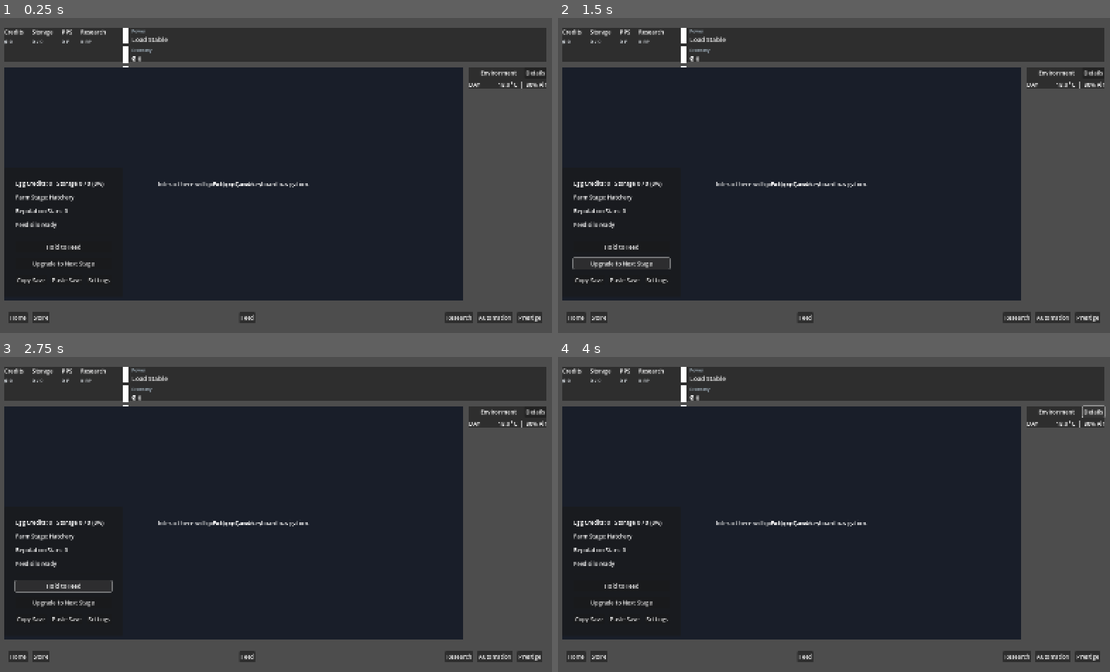
Above: before the commit, frames 1-4 (two rows, left to right).
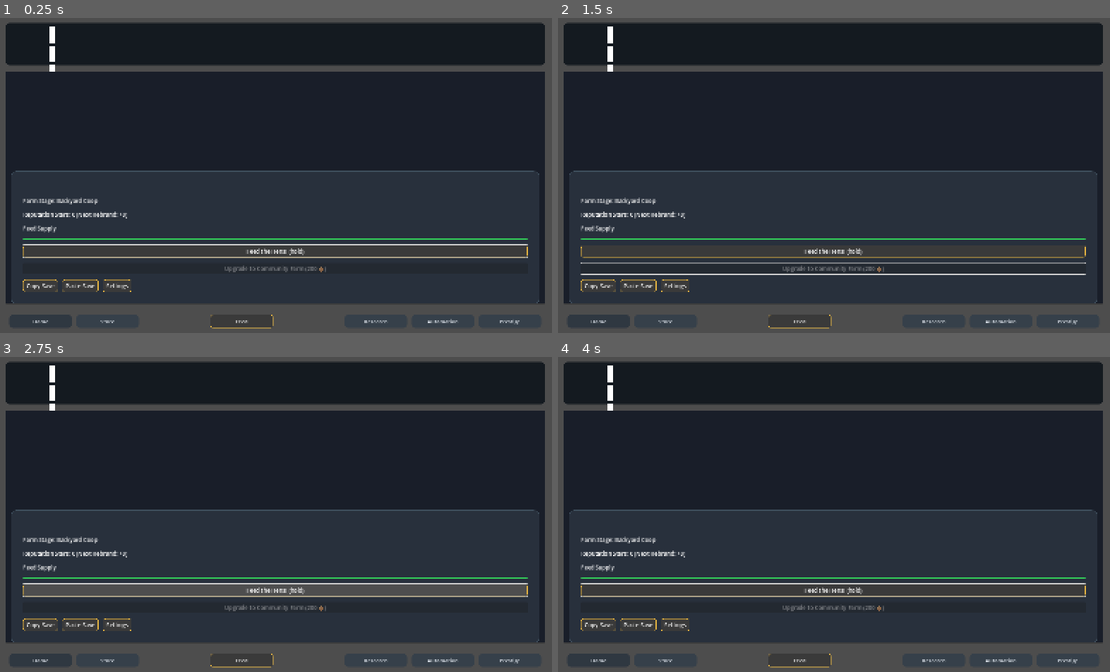
Above: after the commit, the same moments.

Repository: Balooog/Project_Yolkless
Game: Godot game, scene res://game/scenes/Main.tscn
Two runs of this game, one before a commit and one after it. Both use one fixed random seed, a clock stepped at 60 frames per second and the inputs below.
Inputs (mouse positions are in pixels of both pictures, inside the frame that each line leads up to):
- Up to frame 1 (0.25 s): no input
- Up to frame 2 (1.5 s): click (624, 263) at 0.5 s, where only the run before the commit has a clickable "Upgrade to Next Stage"; click (624, 263) at 1.25 s, where only the run before the commit has a clickable "Upgrade to Next Stage"
- Up to frame 3 (2.75 s): click "Hold to Feed" (after the commit: "Feed the Hens! (hold)") at 2 s
- Up to frame 4 (4 s): click "Home" at 2.75 s; click (1093, 410) at 3.5 s, where only the run before the commit has a clickable "Details"

The runs differ from the first frame. In frame 1, 38% of the frame differs, in the area x 0-99%, y 1-99%; in frame 2, 38%; in frame 3, 38%; in frame 4, 38%.
Error before the commit: Parse Error: Too many arguments for "set_status()" call. Expected at most 1 but received 3. (res://game/scripts/Main.gd:1163)

Commit message:
fix: clean micro-event HUD wiring
PX: PX-016.2

Diff:
--- a/game/scripts/Main.gd
+++ b/game/scripts/Main.gd
@@ -1159,8 +1159,6 @@
 	if lbl_pps:
 		lbl_pps.text = slot_label
 		lbl_pps.tooltip_text = tooltip
-	if ui_prototype:
-		ui_prototype.set_status(StringName("economy_rate"), slot_label, tooltip)
 	if automation_panel_ui:
 		automation_panel_ui.update_economy_rate(slot_label)
 	if _tier_rate_samples == 0:
@@ -1954,7 +1952,7 @@
 func _show_micro_event_card(event_data: Dictionary) -> void:
 	if micro_event_card == null:
 		return
-	var tint_variant := event_data.get("ui_tint", event_data.get("tint", Color(1, 1, 1, 1)))
+	var tint_variant: Variant = event_data.get("ui_tint", event_data.get("tint", Color(1, 1, 1, 1)))
 	micro_event_card.self_modulate = tint_variant if tint_variant is Color else Color(1, 1, 1, 1)
 	var title_key := String(event_data.get("title_key", ""))
 	var body_key := String(event_data.get("body_key", ""))
